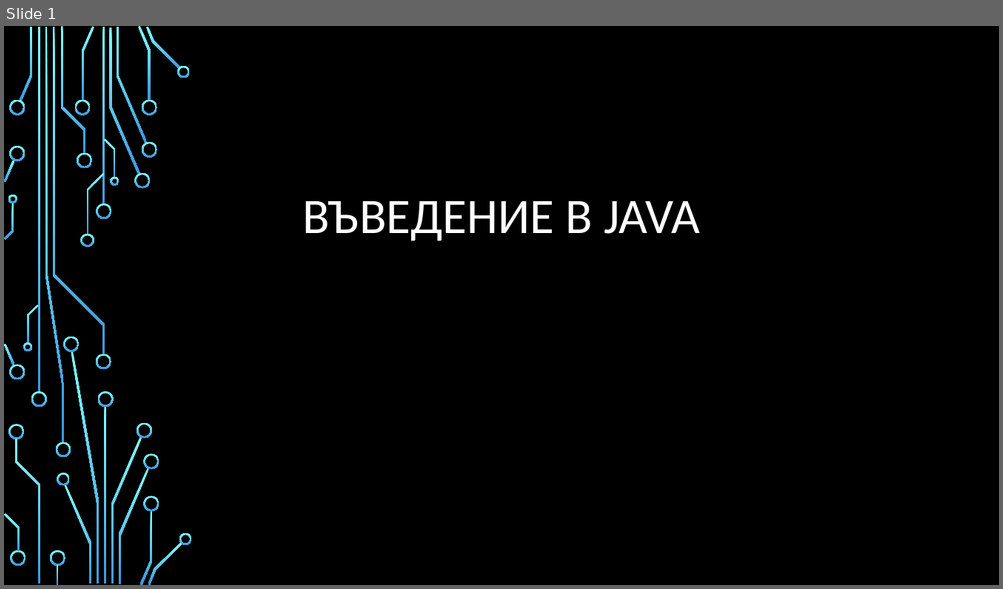
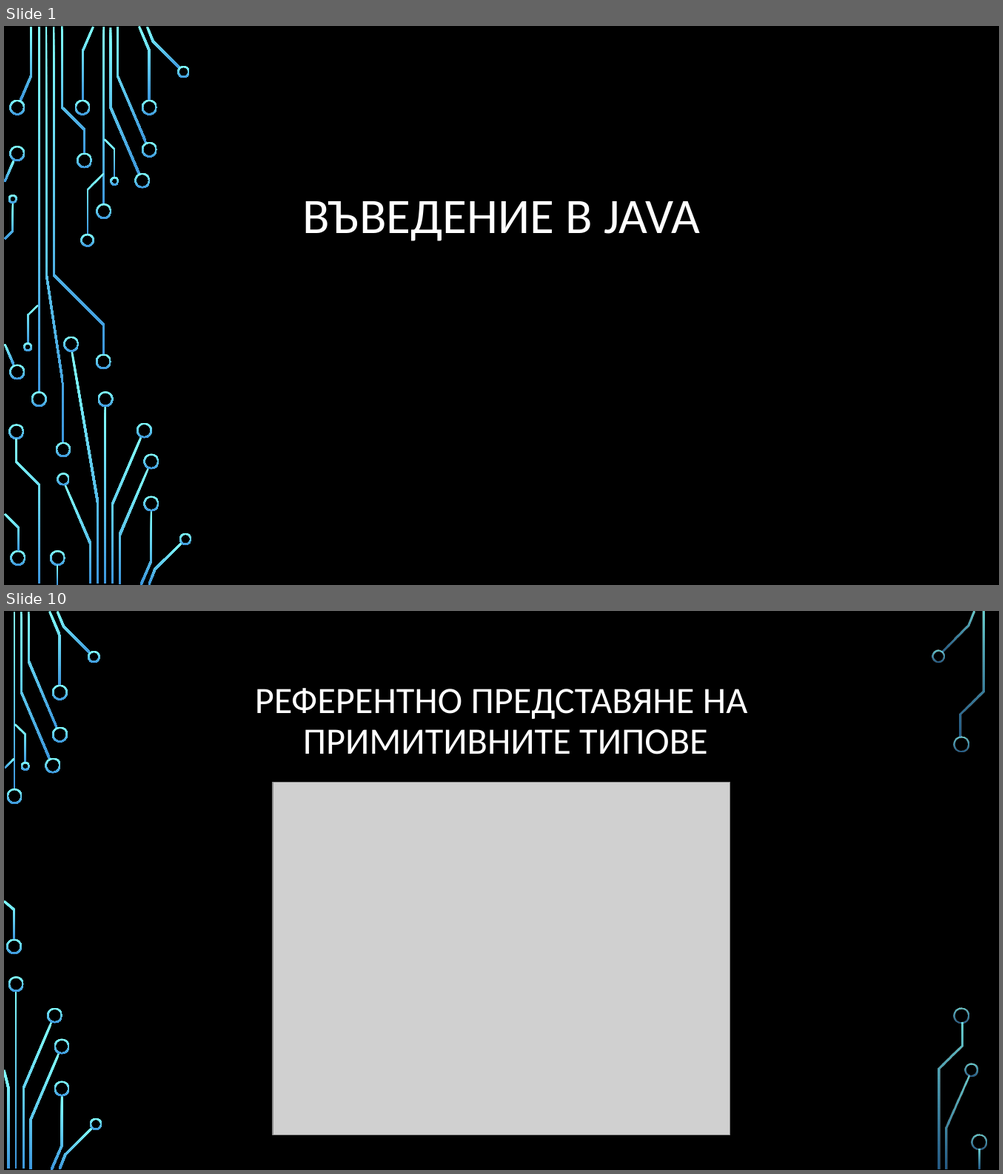
Before and after one commit to Bilyukov/java-course, a slide deck: 02.java-basics.pptx. Shown one above the other, each under a label of ours: slide 1 before the commit, slides 1 and 10 after it; the slides between them are not shown. The pictures are 1003x589 and 1003x1174 pixels, drawn with LibreOffice and Linux fonts; fonts in the diff are those of the drawing; grey boxes stand for pictures; background and template pictures are left out. Boxes give left, top, right and bottom in pixels: in the first picture for what was removed or moved away, otherwise in the second. Text is boxed around its words. In the diff, an @@ line names an element or a change of style, - is before the commit and + after.

```diff
--- a/02.java-basics.pptx
+++ b/02.java-basics.pptx
@@ slide 10 added at (4, 611, 999, 1170), background picture (left out) @@
@@ title added at (255, 688, 748, 755), 36 pt, text #FFFFFF @@
+РЕФЕРЕНТНО ПРЕДСТАВЯНЕ НА
+ПРИМИТИВНИТЕ ТИПОВЕ
@@ picture added at (273, 782, 730, 1136) @@
@@ group added at (4, 611, 987, 1170): 33 freeform shapes, 3 rectangles @@
```
Also in this commit, not shown: 2 slides changed, 21 other slides added, 21 other files.
